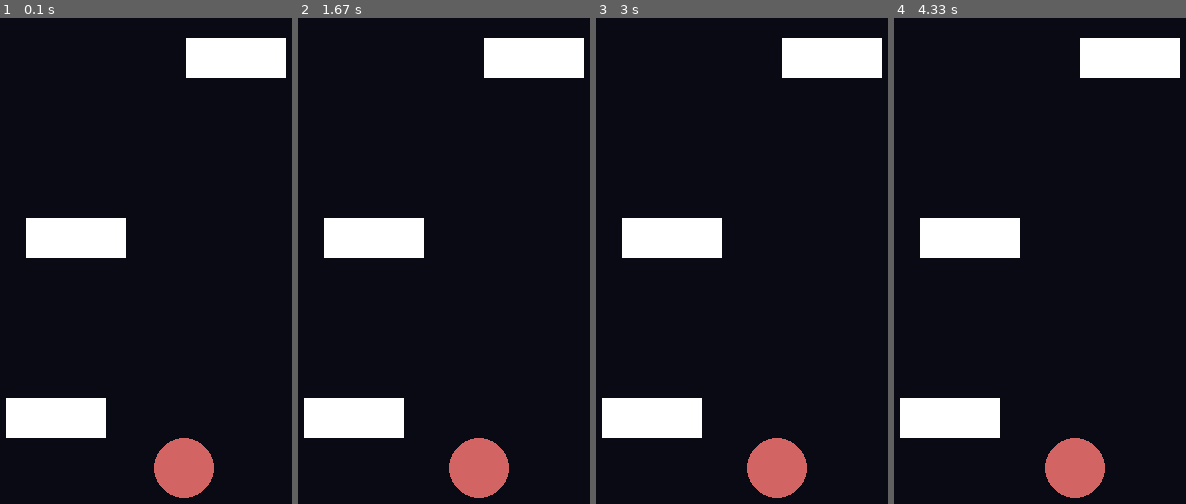
Above: before the commit, frames 1-4 (left to right).
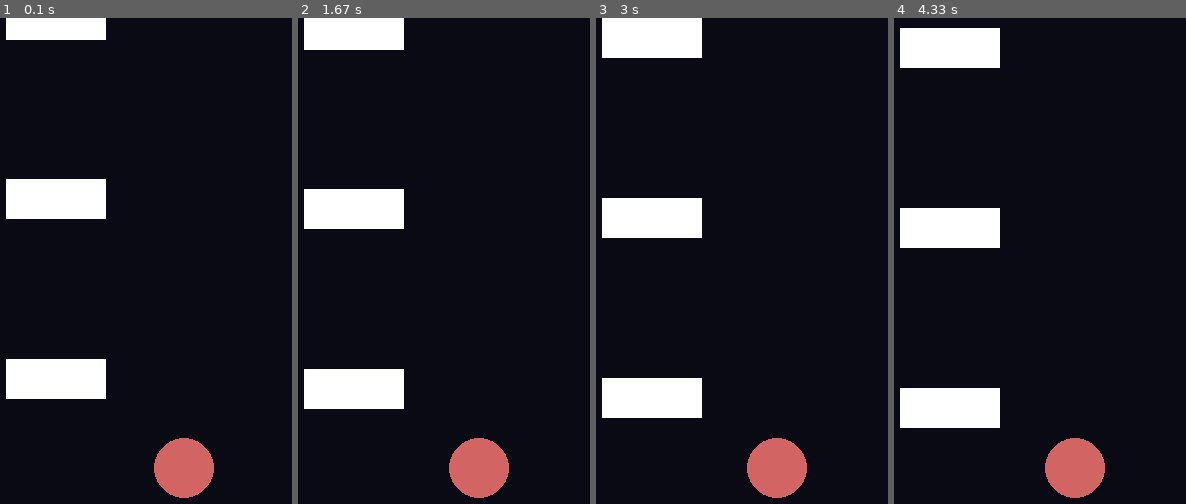
Above: after the commit, the same moments.

Repository: Cubical22/PyGameRepractice
Game: pygame game, started from index.py
Same seed, same stepped clock (60 frames per second), same inputs: the game is played once before the commit and once after it.
Inputs (mouse positions are in pixels of both pictures, inside the frame that each line leads up to):
- Up to frame 1 (0.1 s): no input
- Up to frame 2 (1.67 s): click (484, 319) at 0.38 s; click (484, 358) at 0.72 s; click (359, 226) at 1.05 s; click (outside the picture) at 1.38 s
- Up to frame 3 (3 s): click (788, 115) at 1.72 s; click (762, 474) at 2.05 s; click (768, 217) at 2.38 s; click (724, 192) at 2.72 s
- Up to frame 4 (4.33 s): click (1185, 265) at 3.05 s; click (outside the picture) at 3.38 s; click (1162, 212) at 3.72 s; click (964, 202) at 4.05 s

The runs differ from the first frame. In frame 1, 15% of the frame differs, in the area x 2-98%, y 0-87%; in frame 2, 14%; in frame 3, 12%; in frame 4, 9.3%.

Commit message:
added movement to the OBs relative to the movement speed of the player

Diff:
--- a/Items/OB/OB.py
+++ b/Items/OB/OB.py
@@ -7,6 +7,6 @@
         self.layer = layer
         self.size = (100,40)
 
-    def draw(self, window):
-        y = SCREEN_SIZE[1] - self.size[1] - self.layer * LAYER_DISTANCE - LAYER_OFFSET
+    def draw(self, window, ob_offset):
+        y = SCREEN_SIZE[1] - self.size[1] - self.layer * LAYER_DISTANCE - LAYER_OFFSET - ob_offset
         pygame.draw.rect(window, OB_COLOR, (self.x,  y, self.size[0], self.size[1])) # for now just rectangles
--- a/constants.py
+++ b/constants.py
@@ -6,5 +6,5 @@
 
 OBS = [] # this array is a constant, but can be changed in case required
 LAYER_DISTANCE = 180
-LAYER_OFFSET = 180 # the distance of the first layer from the bottom of the screens
+LAYER_OFFSET = 220 # the distance of the first layer from the bottom of the screens
 OB_COLOR = (255,255,255)
--- a/index.py
+++ b/index.py
@@ -14,13 +14,24 @@
 rotation_multipler = 1
 
 # spawning obs
-OBS.extend([OB(0, 20), OB(1,40), OB(2, 200)])
+OBS.extend([
+    OB(0,20),
+    OB(1,20),
+    OB(2,20),
+    OB(3,20),
+    OB(4,20),
+    OB(5,20),
+])
+ob_offset = 0
 
 # main game loop
 while True:
     # updating the animation value based on the rotation multiplier
     # basically the multiplier just reversed the movement when clicked
     animation_value += ROTATION_SPEED * rotation_multipler
+
+    # value used to move the OBs based on layers
+    ob_offset -= ROTATION_SPEED * 57
 
     for e in pygame.event.get(): # event handling
         if e.type == pygame.QUIT: # exit event
@@ -37,6 +48,6 @@
 
     # drawing OBs
     for ob in OBS:
-        ob.draw(window)
+        ob.draw(window, ob_offset)
 
     pygame.display.update() # updating the display
